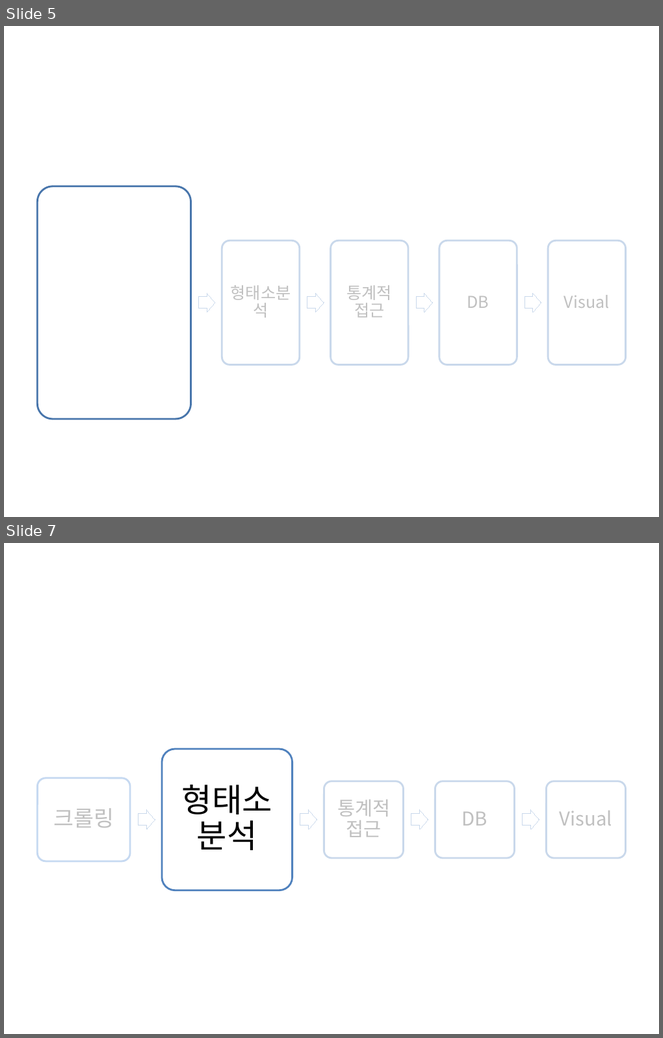
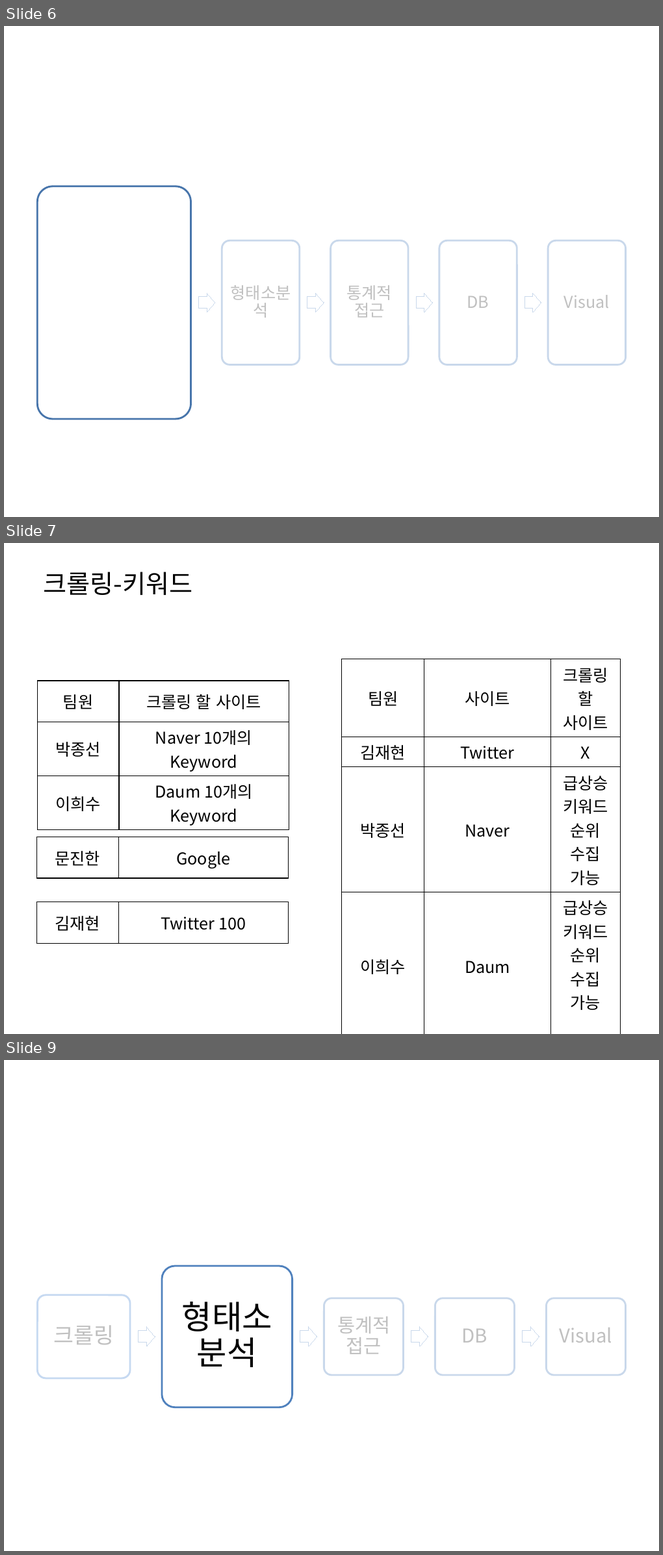
Before and after one commit to HaYongdae/issuewhatshow, a slide deck: doc/최종 PPT.pptx. Shown one above the other, each under a label of ours: slides 5 and 7 before the commit, slides 6, 7 and 9 after it; the slides between them are not shown. The pictures are 663x1038 and 663x1555 pixels, drawn with LibreOffice and Linux fonts; fonts in the diff are those of the drawing. Boxes give left, top, right and bottom in pixels: in the first picture for what was removed or moved away, otherwise in the second. Text is boxed around its words. In the diff, an @@ line names an element or a change of style, - is before the commit and + after.

```diff
--- a/doc/최종 PPT.pptx
+++ b/doc/최종 PPT.pptx
@@ slide 7 added at bbox=[4, 543, 659, 1034], background #FFFFFF @@
@@ title added at bbox=[43, 572, 192, 595], 28 pt, text #000000 @@
+크롤링-키워드
@@ table added at bbox=[342, 659, 621, 1013], 5 rows, 3 columns @@
+팀원 | 사이트 | 크롤링 할 사이트
+김재현 | Twitter | X
+박종선 | Naver | 급상승 키워드 순위 수집 가능
+이희수 | Daum | 급상승 키워드 순위 수집 가능
+문진한 | Google | X
@@ table added at bbox=[37, 681, 289, 828], 3 rows, 2 columns @@
+팀원 | 크롤링 할 사이트
+박종선 | Naver 10개의 Keyword
+이희수 | Daum 10개의 Keyword
@@ table added at bbox=[36, 837, 288, 878], 1 rows, 2 columns @@
+문진한 | Google
@@ table added at bbox=[36, 902, 288, 943], 1 rows, 2 columns @@
+김재현 | Twitter 100
@@ what was slide 5 is now slide 6 @@
@@ what was slide 7 is now slide 9 @@
```
Also in this commit, not shown: 4 slides changed, 15 other slides added, 3 slides removed.
